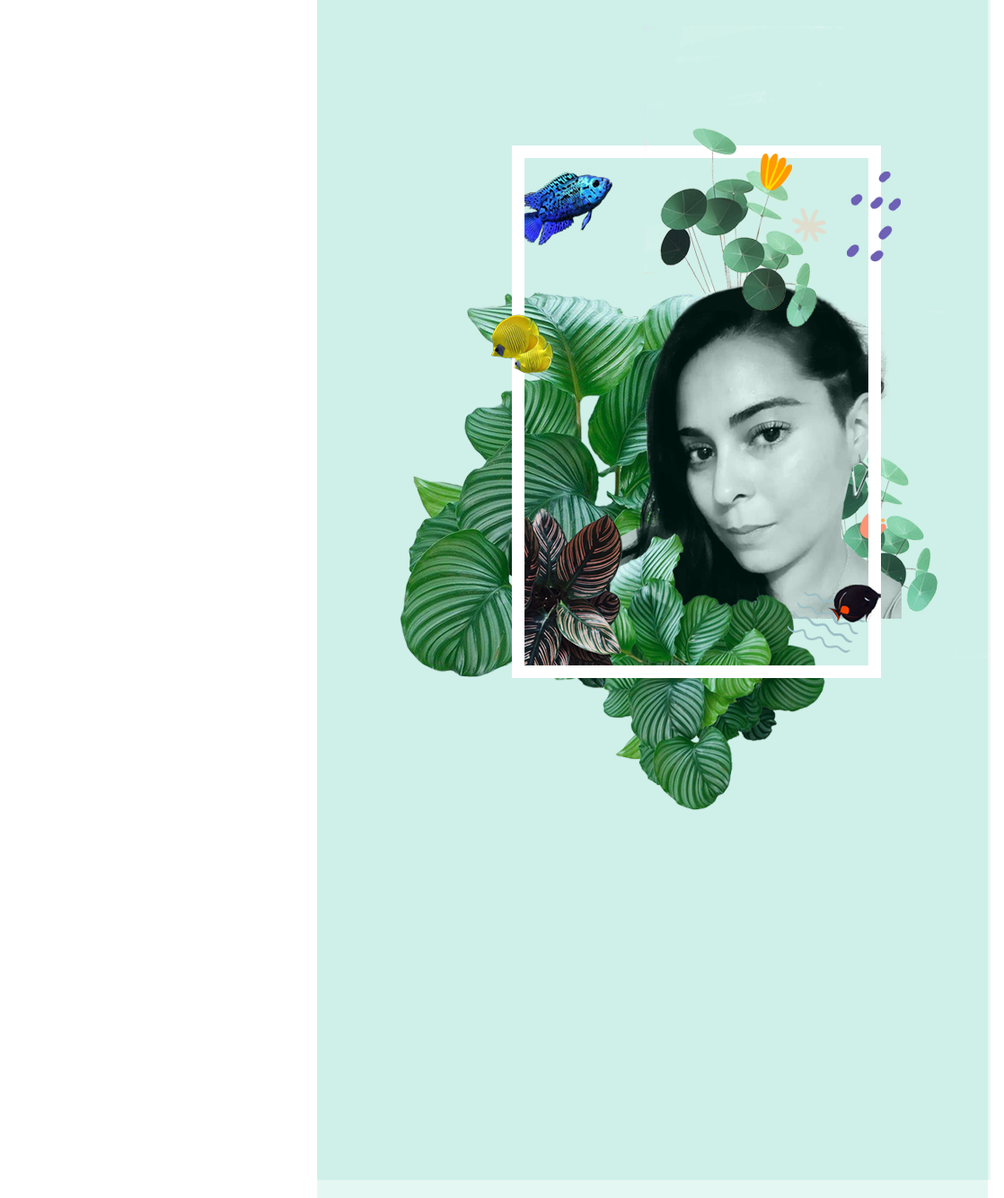
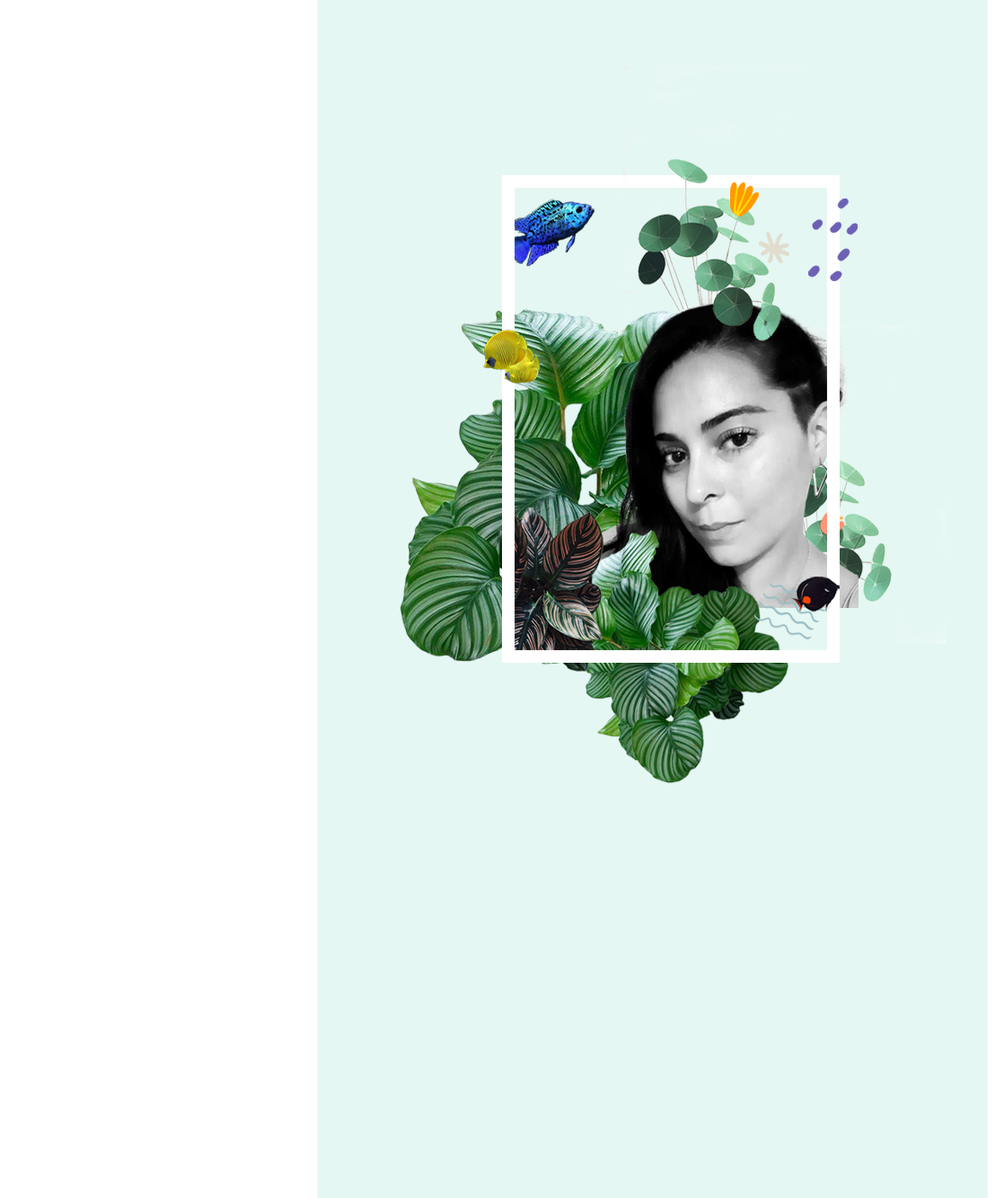
Layered file, before and after one edit (1004×1198). Changes by layer:
painted on "Capa 11" over (x1=730, y1=153, x2=793, y2=217)
painted on "Capa 16" over (x1=808, y1=171, x2=901, y2=282)
painted on "peces" over (x1=483, y1=314, x2=555, y2=384)
painted on "Capa 9" over (x1=623, y1=26, x2=877, y2=384)
painted on "Capa 6" over (x1=786, y1=576, x2=882, y2=624)
painted on "Rectángulo 1" over (x1=502, y1=145, x2=882, y2=679)
painted on "Capa 15" over (x1=820, y1=509, x2=888, y2=540)
painted on "Capa 10" over (x1=759, y1=207, x2=827, y2=264)
painted on "Capa 5" over (x1=502, y1=171, x2=613, y2=267)
painted on "Capa 8" over (x1=512, y1=507, x2=623, y2=668)
painted on "Capa 14" over (x1=530, y1=556, x2=570, y2=604)
painted on "Capa 12" over (x1=754, y1=583, x2=866, y2=654)
hid "Capa 7" over (x1=317, y1=0, x2=991, y2=1181)
painted on "planta" (1st of 2, in "Mesa de trabajo 1" › "Grupo 1") over (x1=539, y1=529, x2=826, y2=812)
painted on "Capa 3" over (x1=565, y1=272, x2=902, y2=619)
painted on "Capa 2" over (x1=732, y1=310, x2=991, y2=659)
painted on "planta" (2nd of 2, in "Mesa de trabajo 1" › "Grupo 1") over (x1=399, y1=291, x2=806, y2=725)
